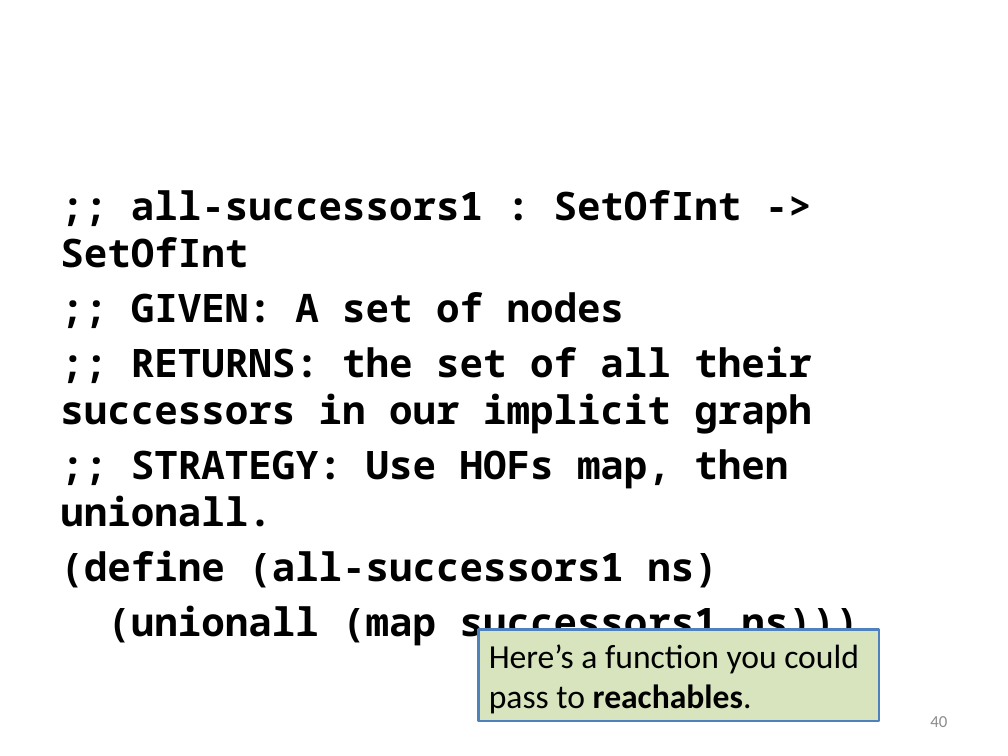
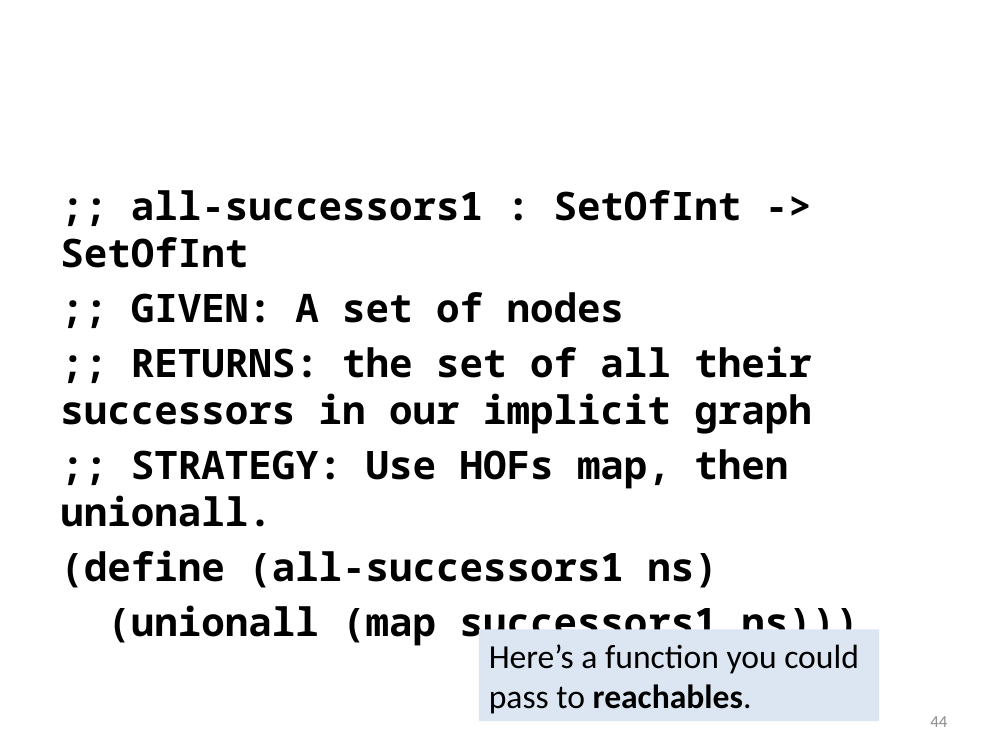
Before and after one commit to mwand/cs5010f16, a slide deck: slide 44 of Slides/Lesson 8.5 Searching in a Graph.pptx (slide 40 before the commit). Drawn at 1008x756 pixels with LibreOffice and Linux fonts; fonts in the diff are those of the drawing. Boxes give left, top, right and bottom in pixels: in the first picture for what was removed or moved away, otherwise in the second. Text is boxed around its words. In the diff, an @@ line names an element or a change of style, - is before the commit and + after.

```diff
--- a/Slides/Lesson 8.5 Searching in a Graph.pptx
+++ b/Slides/Lesson 8.5 Searching in a Graph.pptx
@@ rectangle "Here’s a function you could ..." at <box>479,630,879,722</box>: fill #D7E4BD to #DCE6F2; outline #4F81BD 2 pt to none @@
@@ page number at <box>930,716,947,727</box>: text changed @@
-40
+44
```
Also in this commit, not shown: 11 other slides changed, 5 slides added, 1 slide removed, 7 other files.
